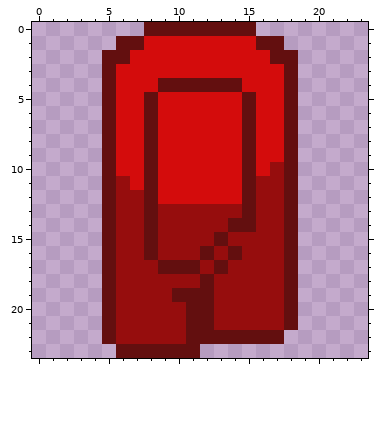
One commit to this pixel-art sprite: src/main/resources/Mob/MobUp-2.png. That is the earlier state.
The file is 24x24 pixels.
New version:
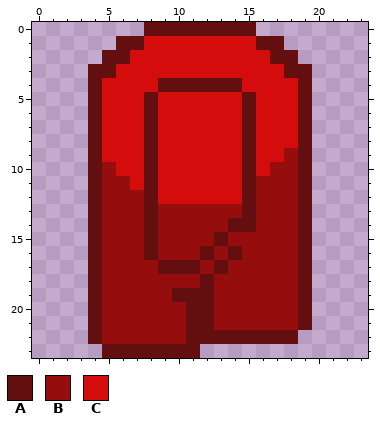
Palette (. is transparent): A #630f0f  B #960d0d  C #d40c0c
From old to new:
y 3: x 4 . -> A; x 19 . -> A
y 4..8: x 4..5 .A -> AC; x 18..19 A. -> CA
y 9: x 4..5 .A -> AC; x 18..19 A. -> BA
y 10..21: x 4..5 .A -> AB; x 18..19 A. -> BA
y 22: x 4..5 .A -> AB; x 18 . -> A
y 23: x 5 . -> A
Pixel boxes of the changes (left, top, right, bottom) in both pictures:
changed: (88, 64, 116, 358)
changed: (284, 64, 312, 344)
